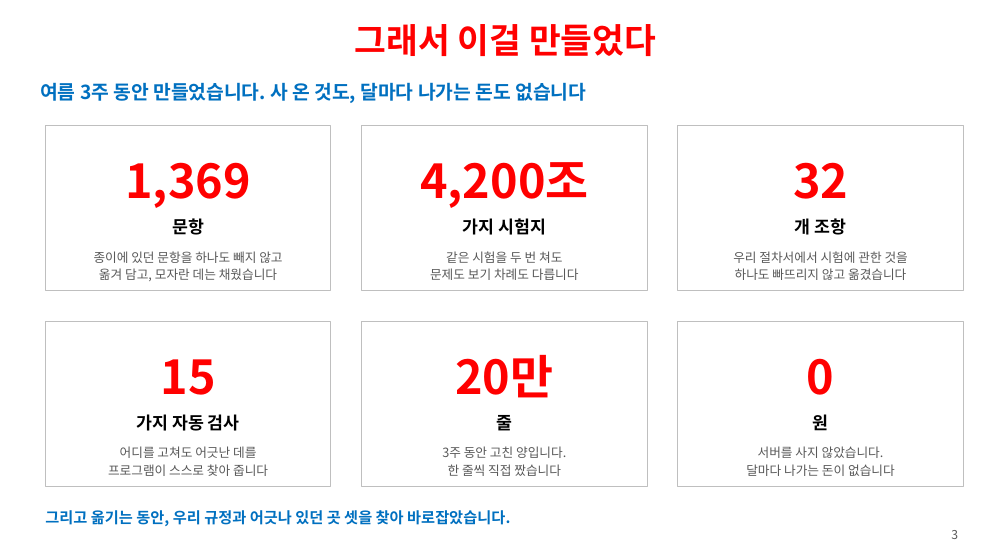
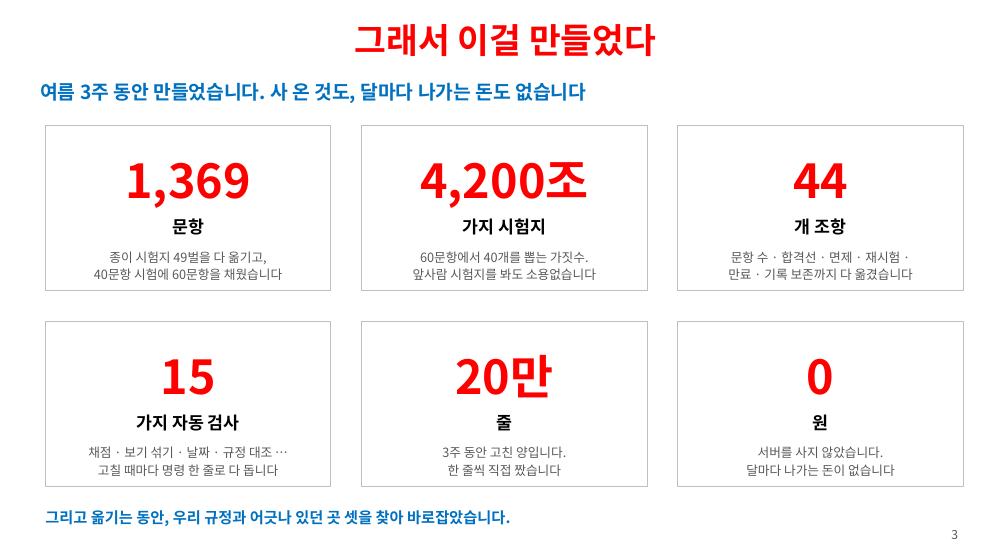
Before and after one commit to ys1277-sys/HIENDT-CBT, a slide deck: slide 3 of docs/발표자료-CBT-2026-08.pptx. Drawn at 1008x549 pixels with LibreOffice and Linux fonts; fonts in the diff are those of the drawing. Boxes give left, top, right and bottom in pixels: in the first picture for what was removed or moved away, otherwise in the second. Text is boxed around its words. In the diff, an @@ line names an element or a change of style, - is before the commit and + after.

```diff
--- a/docs/발표자료-CBT-2026-08.pptx
+++ b/docs/발표자료-CBT-2026-08.pptx
@@ text at bbox=[793, 163, 848, 198]: text changed @@
-32
+44
@@ text at bbox=[94, 251, 282, 280]: text changed @@
-종이에 있던 문항을 하나도 빼지 않고
-옮겨 담고, 모자란 데는 채웠습니다
+종이 시험지 49벌을 다 옮기고,
+40문항 시험에 60문항을 채웠습니다
@@ text at bbox=[413, 251, 596, 280]: text changed @@
-같은 시험을 두 번 쳐도
-문제도 보기 차례도 다릅니다
+60문항에서 40개를 뽑는 가짓수.
+앞사람 시험지를 봐도 소용없습니다
@@ text at bbox=[728, 251, 913, 280]: text changed @@
-우리 절차서에서 시험에 관한 것을
-하나도 빠뜨리지 않고 옮겼습니다
+문항 수 · 합격선 · 면제 · 재시험 ·
+만료 · 기록 보존까지 다 옮겼습니다
@@ text at bbox=[88, 446, 278, 476]: text changed @@
-어디를 고쳐도 어긋난 데를
-프로그램이 스스로 찾아 줍니다
+채점 · 보기 섞기 · 날짜 · 규정 대조 …
+고칠 때마다 명령 한 줄로 다 돕니다
```
Also in this commit, not shown: 14 other slides changed, 1 slide added, 1 other file.
